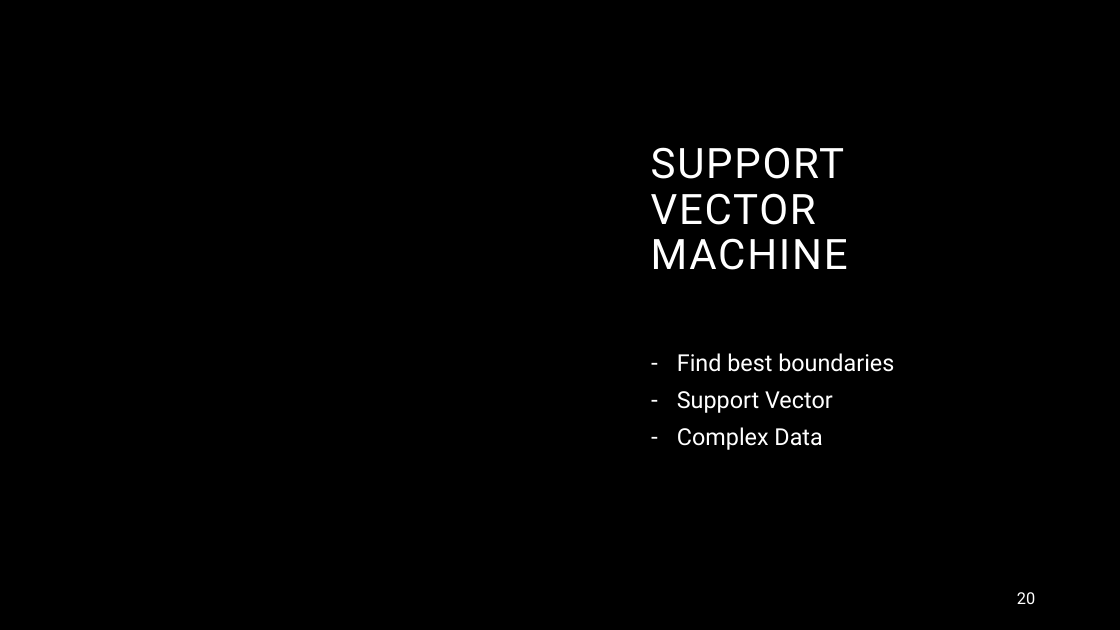
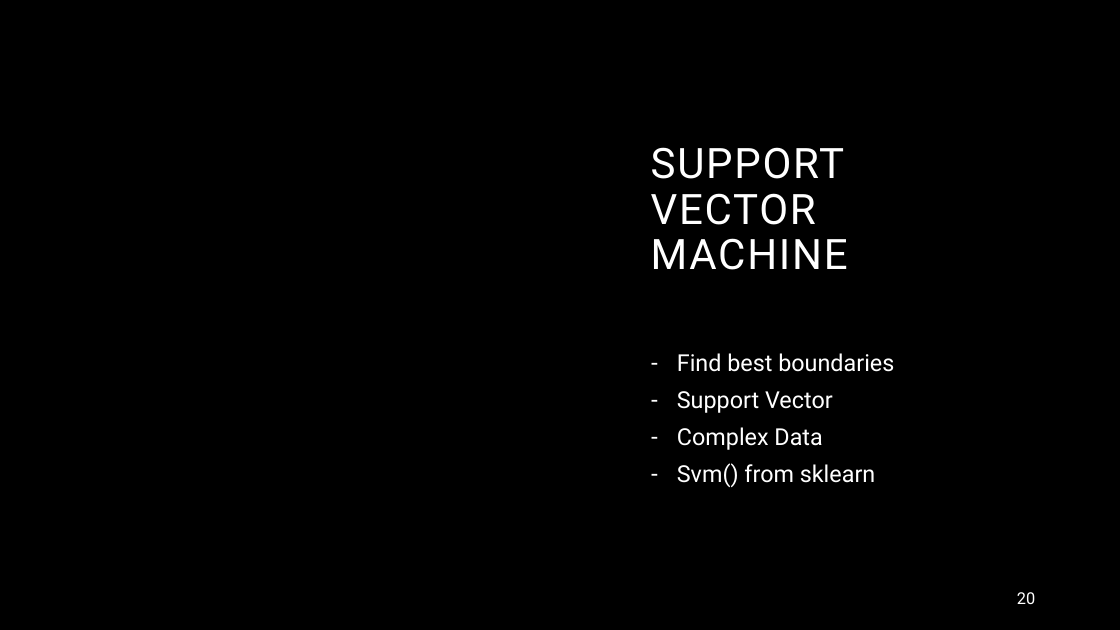
Before and after one commit to Hugo-Leyx-valade/projet-ML, a slide deck: slide 20 of Spotiflop_ML.pptx. Drawn at 1120x630 pixels with LibreOffice and Linux fonts; fonts in the diff are those of the drawing; background and template pictures are left out. Boxes give left, top, right and bottom in pixels: in the first picture for what was removed or moved away, otherwise in the second. Text is boxed around its words. In the diff, an @@ line names an element or a change of style, - is before the commit and + after.

```diff
--- a/Spotiflop_ML.pptx
+++ b/Spotiflop_ML.pptx
@@ text at box(677, 463, 875, 487): paragraph added @@
+– Svm() from sklearn
```
Also in this commit, not shown: 1 other slide changed.
